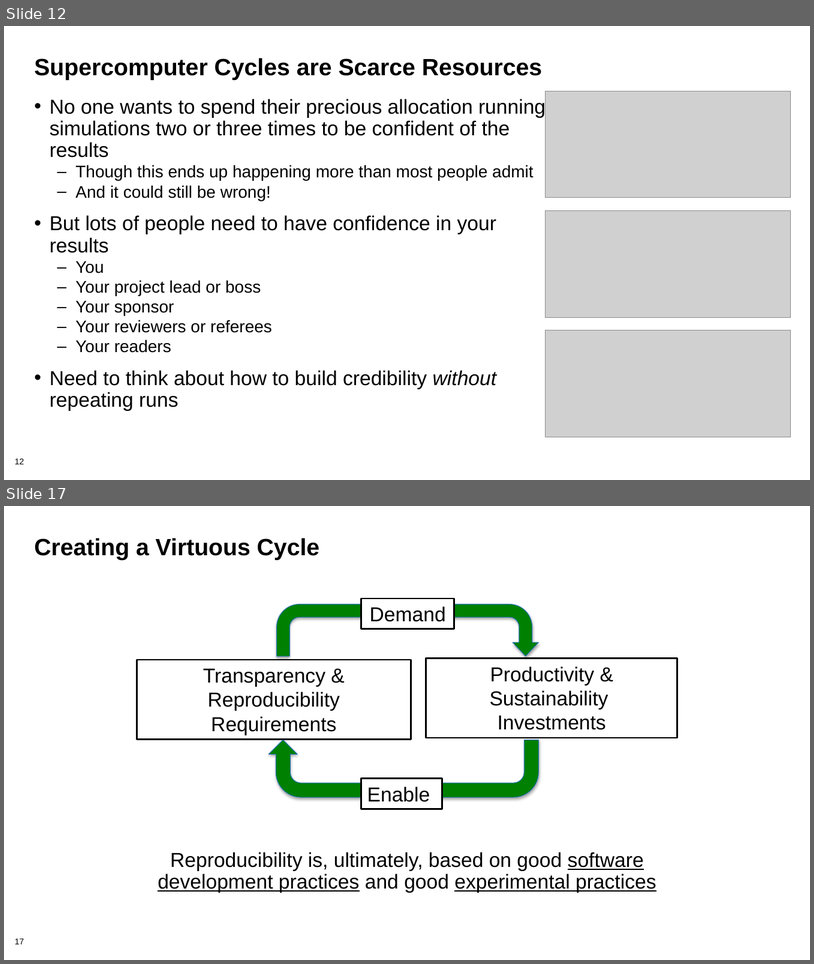
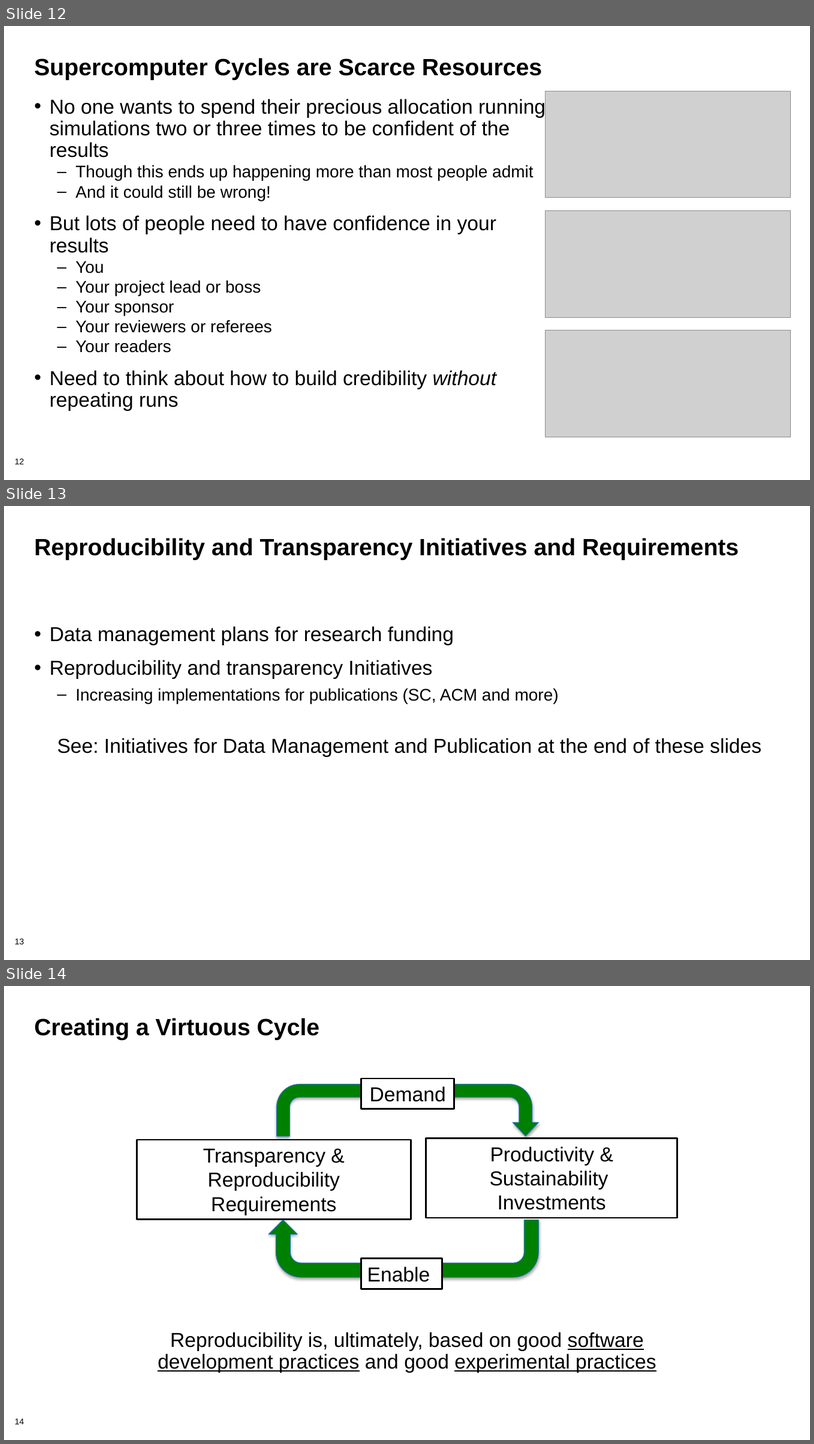
Before and after one commit to betterscientificsoftware/bssw-tutorial, a slide deck: presentations/SC20-reproducibility.pptx. Shown one above the other, each under a label of ours: slides 12 and 17 before the commit, slides 12, 13 and 14 after it; the slides between them are not shown. The pictures are 814x964 and 814x1444 pixels, drawn with LibreOffice and Linux fonts; fonts in the diff are those of the drawing; grey boxes stand for pictures; background and template pictures are left out. Boxes give left, top, right and bottom in pixels: in the first picture for what was removed or moved away, otherwise in the second. Text is boxed around its words. In the diff, an @@ line names an element or a change of style, - is before the commit and + after.

Commit message:
First pass at shortening reproducibility section for SC

```diff
--- a/presentations/SC20-reproducibility.pptx
+++ b/presentations/SC20-reproducibility.pptx
@@ slide 13 added at (4,506,810,960), background #FFFFFF; not listed: 1 template element that a slide beside it also shows @@
@@ title added at (34,538,739,560), 28 pt, text #000000, bold @@
+Reproducibility and Transparency Initiatives and Requirements
@@ text added at (50,626,762,757), 24 pt, text #000000 @@
+• Data management plans for research funding
+• Reproducibility and transparency Initiatives
+  – Increasing implementations for publications (SC, ACM and more)
+  See: Initiatives for Data Management and Publication at the end of these slides
@@ what was slide 17 is now slide 14 @@
@@ page number at (15,1418,24,1424): text changed @@
-17
+14
```
Also in this commit, not shown: 4 slides changed, 1 other slide added.
